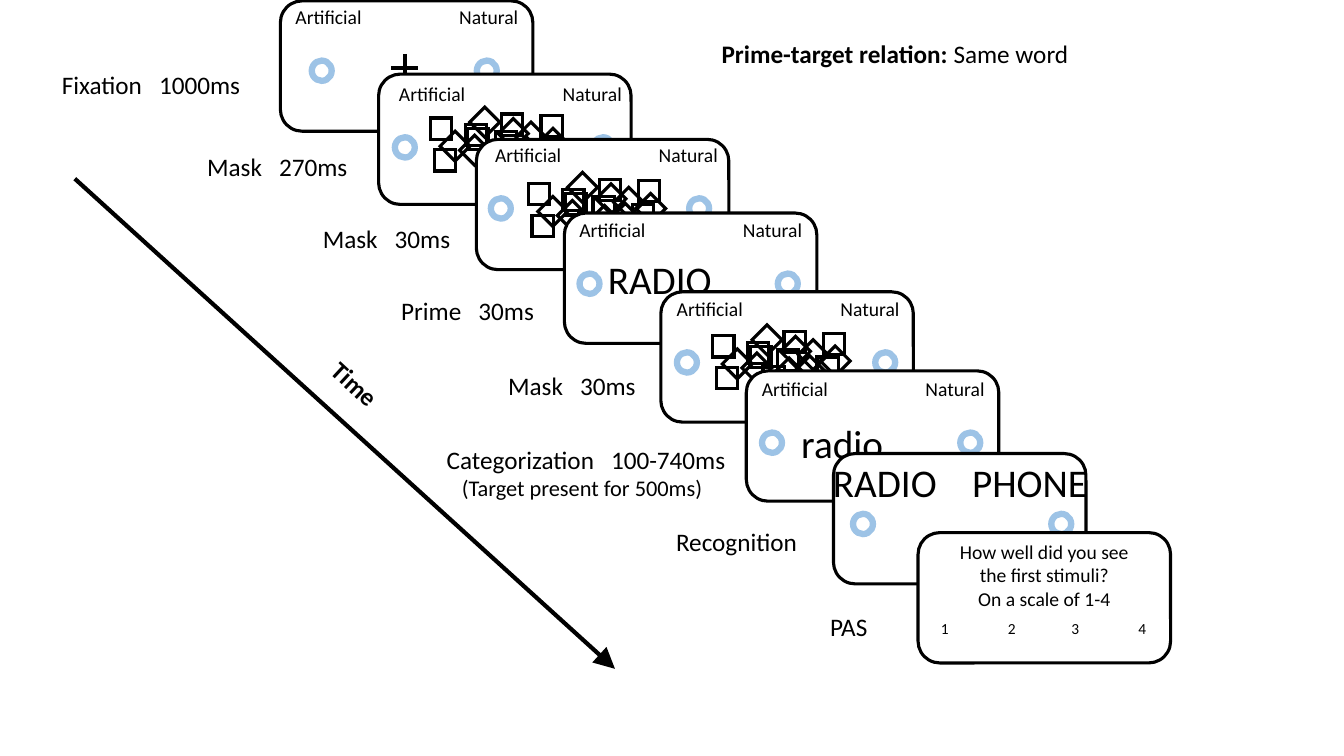
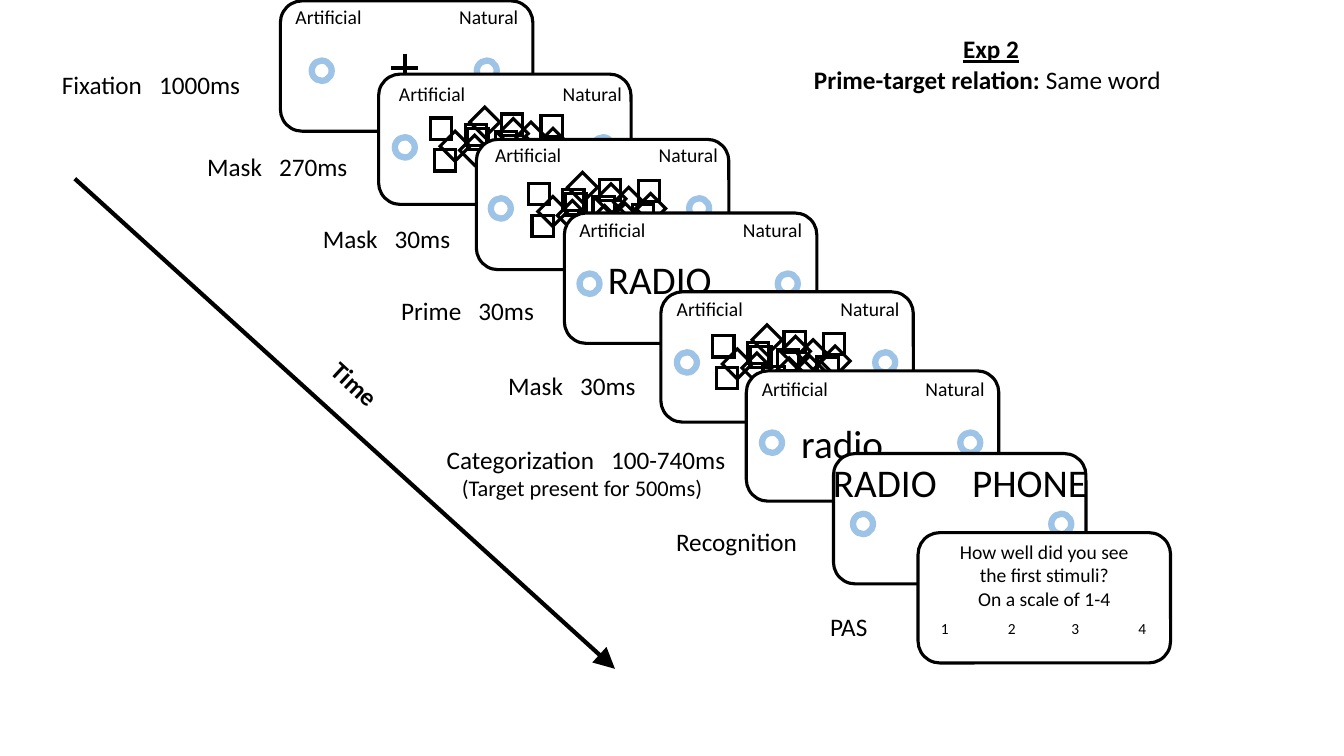
Before and after one commit to khenheller/subliminal_priming_w_motion_capture, a slide deck: slide 4 of presentation/design figure.pptx (slide 3 before the commit). Drawn at 1344x756 pixels with LibreOffice and Linux fonts; fonts in the diff are those of the drawing. Boxes give left, top, right and bottom in pixels: in the first picture for what was removed or moved away, otherwise in the second. Text is boxed around its words. In the diff, an @@ line names an element or a change of style, - is before the commit and + after.

```diff
--- a/presentation/design figure.pptx
+++ b/presentation/design figure.pptx
@@ text "Exp 2": place and size @@
-text "Exp 2" at (722,45,1068,68)
+text "Exp 2" at (814,41,1161,94)
@@ text at (963,41,1019,63): paragraph added @@
+Exp 2
```
Also in this commit, not shown: 3 slides added, 6 other files.
